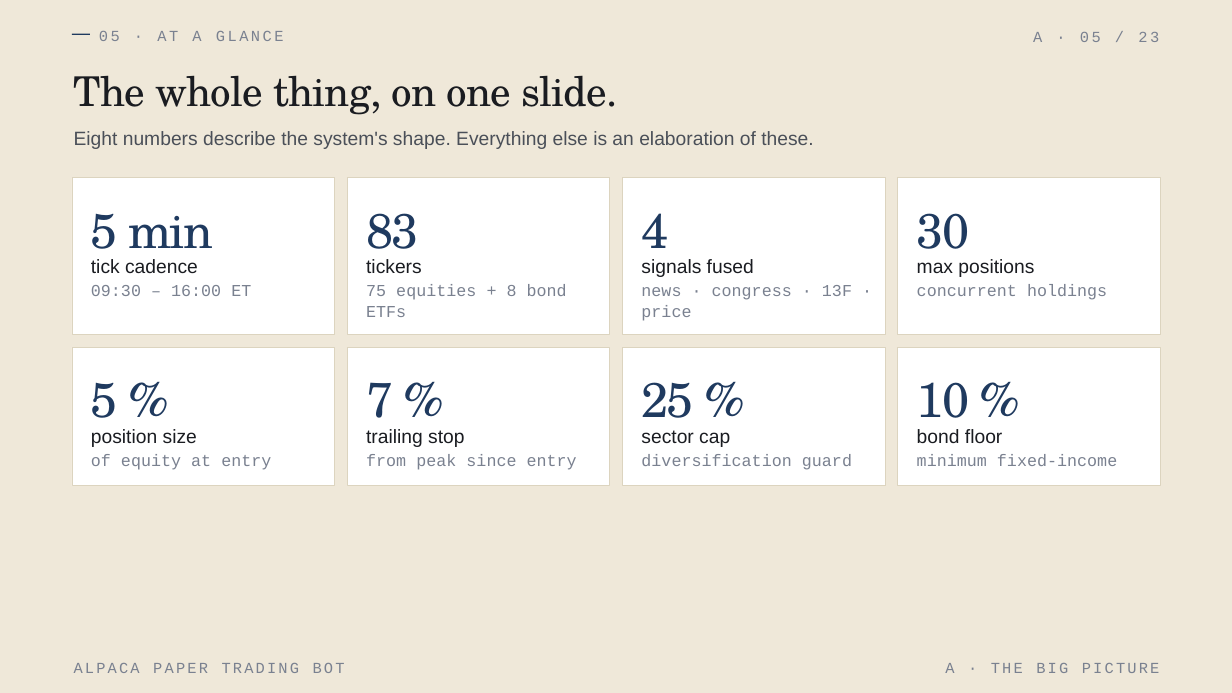
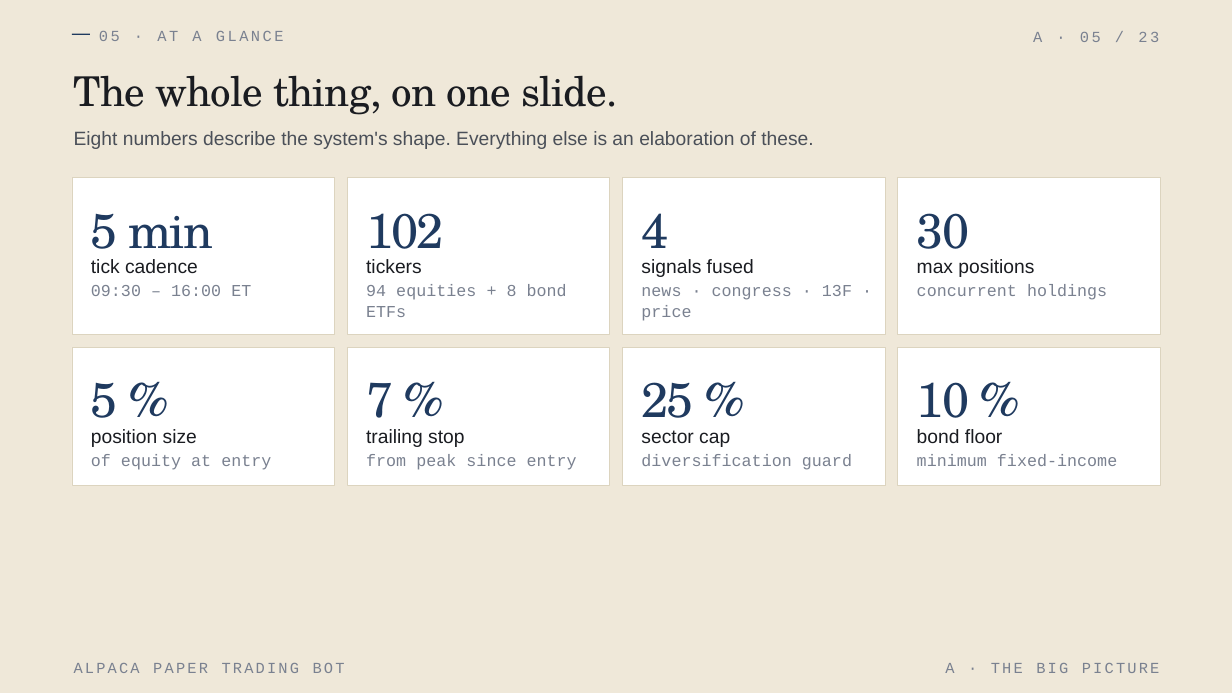
Before and after one commit to TheCromazone/alpaca-paper-bot, a slide deck: slide 5 of deck/Alpaca Bot Deck.pptx. Drawn at 1232x693 pixels with LibreOffice and Linux fonts; fonts in the diff are those of the drawing. Boxes give left, top, right and bottom in pixels: in the first picture for what was removed or moved away, otherwise in the second. Text is boxed around its words. In the diff, an @@ line names an element or a change of style, - is before the commit and + after.

```diff
--- a/deck/Alpaca Bot Deck.pptx
+++ b/deck/Alpaca Bot Deck.pptx
@@ text at (x1=366, y1=213, x2=444, y2=263): text changed @@
-83
+102
@@ text at (x1=366, y1=284, x2=567, y2=317): text changed @@
-75 equities + 8 bond ETFs
+94 equities + 8 bond ETFs
```
Also in this commit, not shown: 4 other slides changed, 9 other files.
